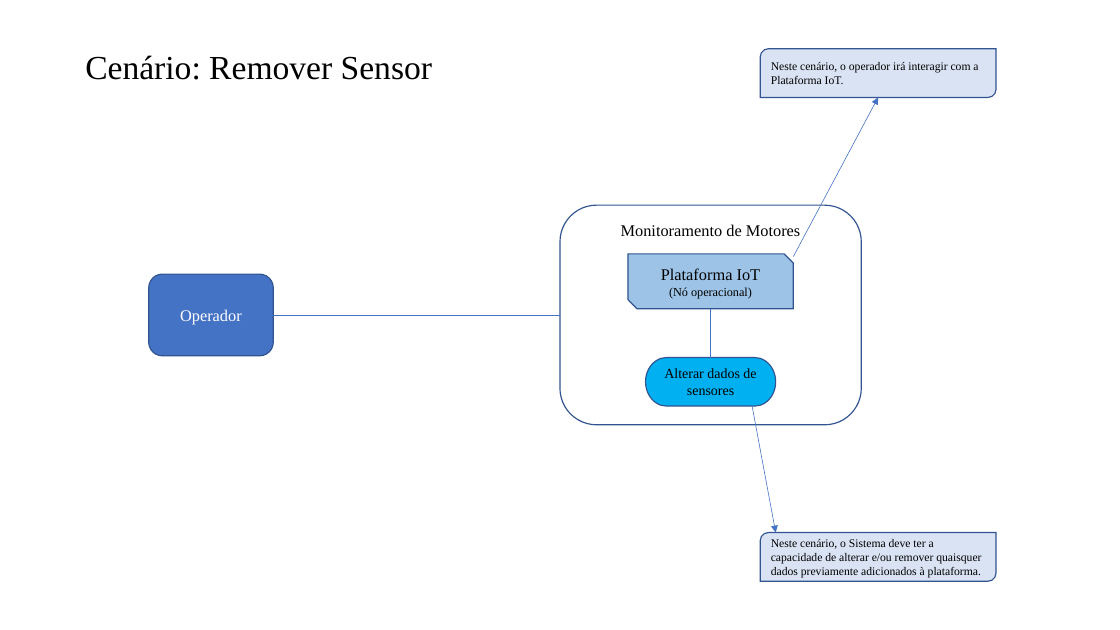
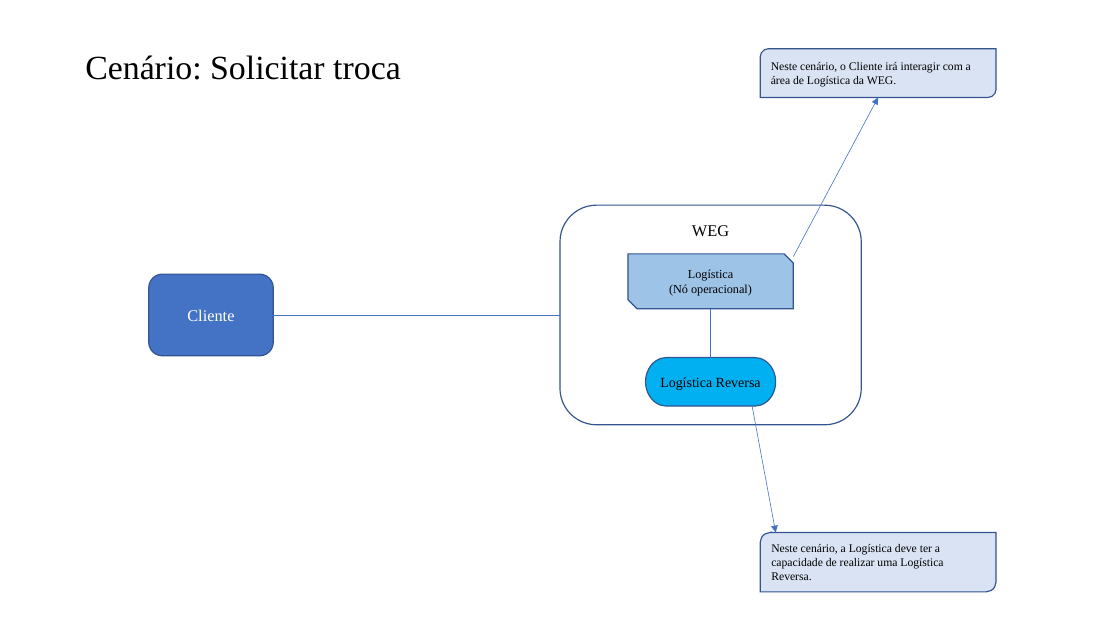
Before and after one commit to IMP-CaioCiaron/Eng-Requisitos, a slide deck: slide 8 of 15. Arquitetura de Negócio para cada Cenário.pptx (slide 4 before the commit). Drawn at 1120x630 pixels with LibreOffice and Linux fonts; fonts in the diff are those of the drawing. Boxes give left, top, right and bottom in pixels: in the first picture for what was removed or moved away, otherwise in the second. Text is boxed around its words. In the diff, an @@ line names an element or a change of style, - is before the commit and + after.

```diff
--- a/15. Arquitetura de Negócio para cada Cenário.pptx
+++ b/15. Arquitetura de Negócio para cada Cenário.pptx
@@ title at box(85, 55, 401, 80): text changed; size 28.8 to 29 pt @@
-Cenário: Remover Sensor
+Cenário: Solicitar troca
@@ text in round diag rect at box(771, 62, 971, 87): text changed @@
-Neste cenário, o operador irá interagir com a Plataforma IoT.
+Neste cenário, o Cliente irá interagir com a área de Logística da WEG.
@@ text in rounded rectangle at box(692, 225, 729, 236): text changed @@
-Monitoramento de Motores
+WEG
@@ text in snip diag rect at box(688, 269, 733, 281): text changed; size 14 to 10.5 pt @@
-Plataforma IoT
+Logística
@@ text in rounded rectangle at box(187, 309, 234, 321): text changed @@
-Operador
+Cliente
@@ text in pill shape at box(660, 377, 761, 390): text changed @@
-Alterar dados de sensores
+Logística Reversa
@@ round diag rect "Neste cenário, a Logística deve ...": place and size @@
-round diag rect "Neste cenário, a Logística deve ..." at box(760, 533, 996, 581)
+round diag rect "Neste cenário, a Logística deve ..." at box(760, 533, 996, 592)
@@ text in round diag rect at box(771, 544, 943, 580): text changed @@
-Neste cenário, o Sistema deve ter a capacidade de alterar e/ou remover quaisquer dados previamente adicionados à plataforma.
+Neste cenário, a Logística deve ter a capacidade de realizar uma Logística Reversa.
```
Also in this commit, not shown: 6 other slides changed, 1 slide added.
